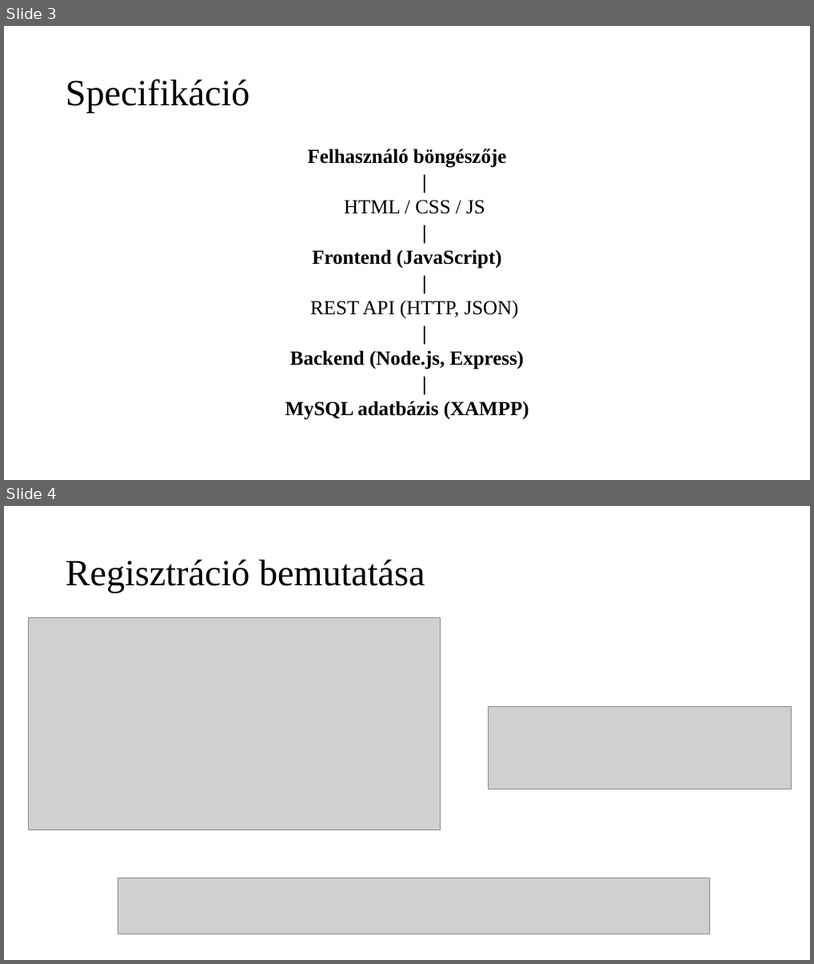
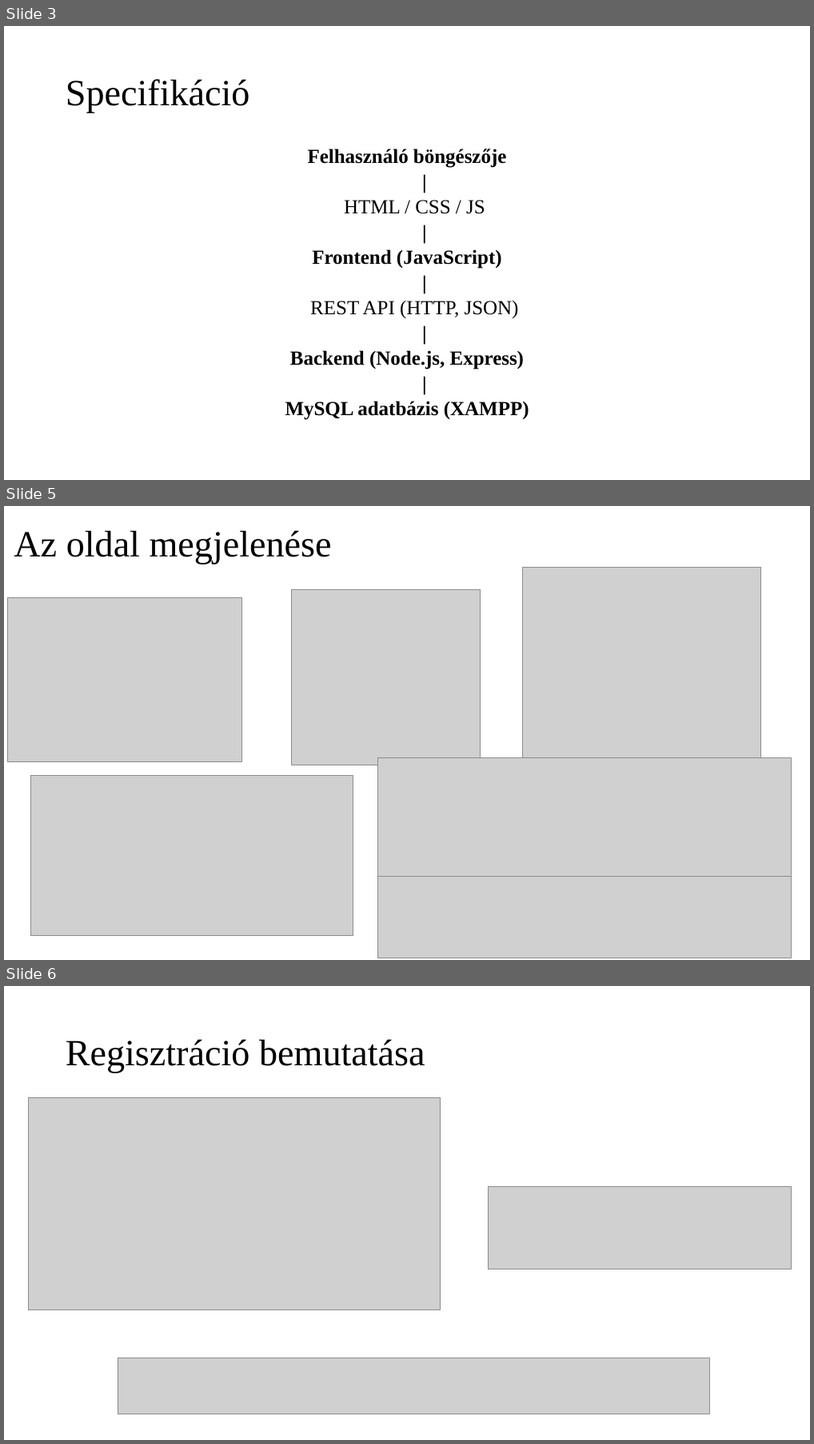
Before and after one commit to benedekkrisztian/BKR-Alkatresz, a slide deck: Dokumentációk/BKR Alkatrész Prezentáció.pptx. Shown one above the other, each under a label of ours: slides 3 and 4 before the commit, slides 3, 5 and 6 after it; the slides between them are not shown. The pictures are 814x964 and 814x1444 pixels, drawn with LibreOffice and Linux fonts; fonts in the diff are those of the drawing; grey boxes stand for pictures. Boxes give left, top, right and bottom in pixels: in the first picture for what was removed or moved away, otherwise in the second. Text is boxed around its words. In the diff, an @@ line names an element or a change of style, - is before the commit and + after.

```diff
--- a/Dokumentációk/BKR Alkatrész Prezentáció.pptx
+++ b/Dokumentációk/BKR Alkatrész Prezentáció.pptx
@@ slide 5 added at (4,506,810,960), background #FFFFFF @@
@@ title added at (14,531,332,564), 44 pt, text #000000 @@
+Az oldal megjelenése
@@ picture added at (523,567,762,784) @@
@@ picture added at (8,598,242,762) @@
@@ picture added at (291,590,481,765) @@
@@ picture added at (378,758,792,883) @@
@@ picture added at (30,776,353,936) @@
@@ picture added at (378,876,792,957) @@
@@ what was slide 4 is now slide 6 @@
```
Also in this commit, not shown: 1 other slide added.
